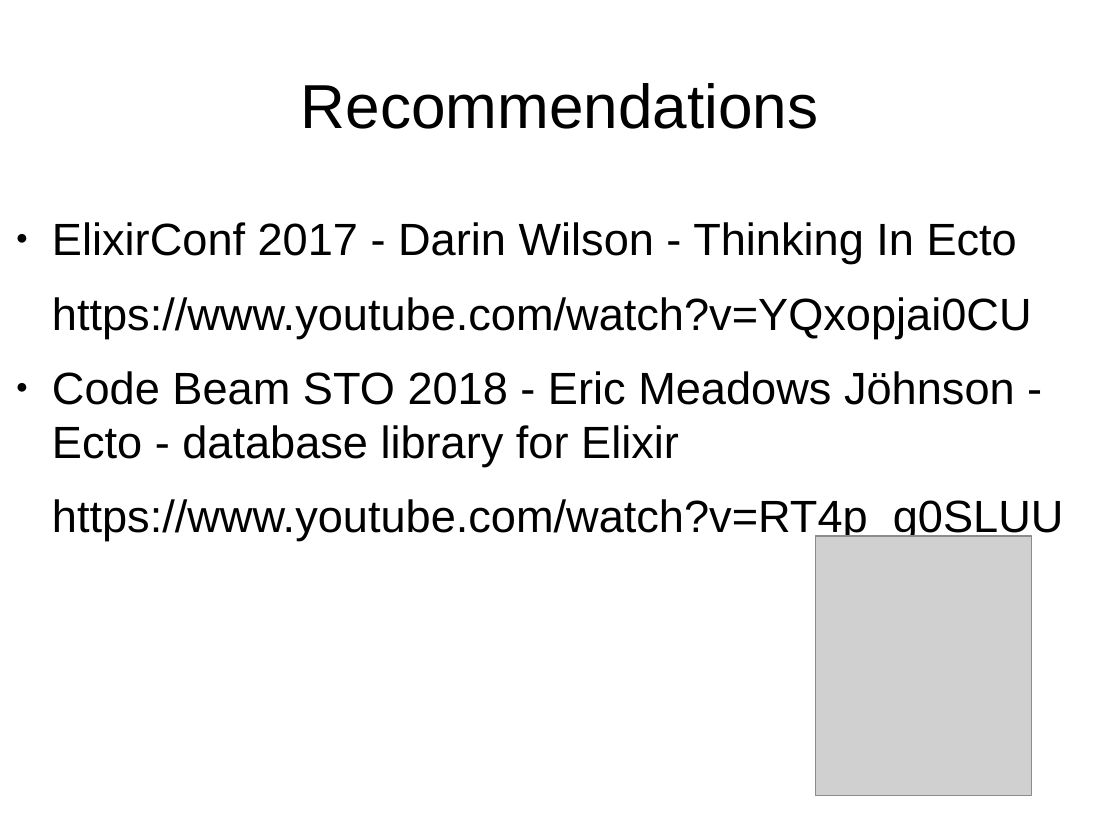
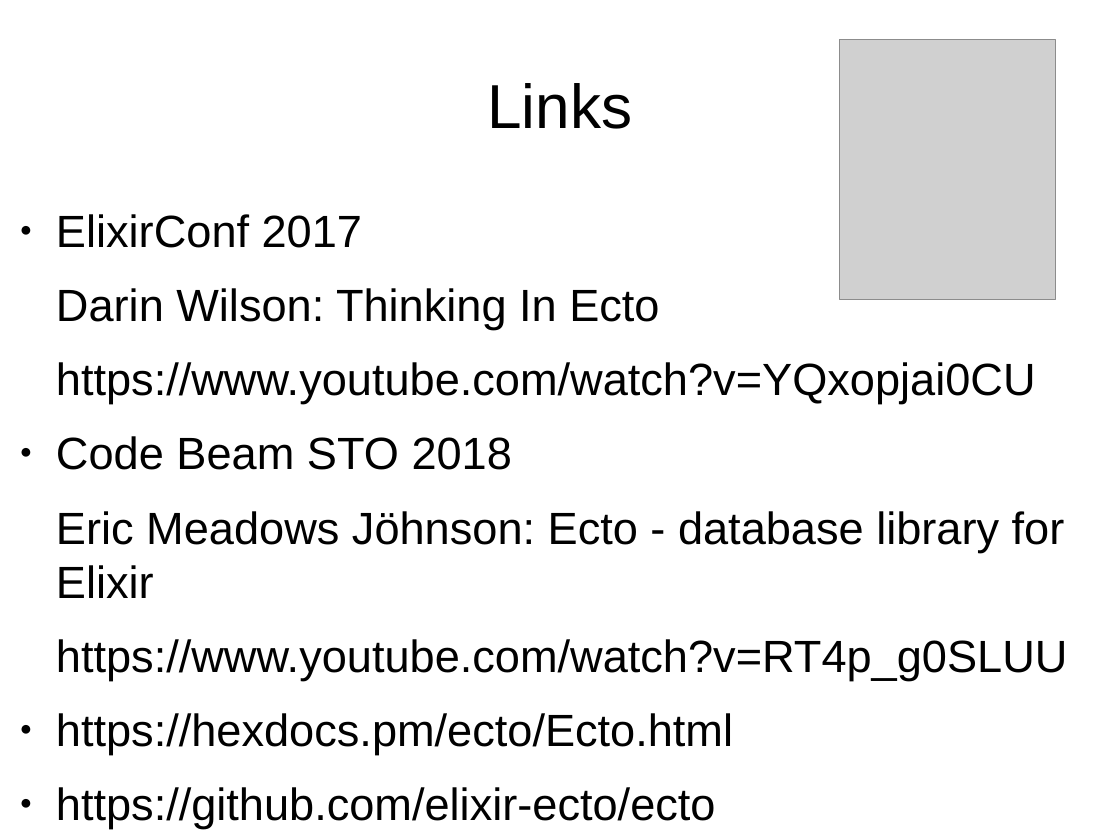
Before and after one commit to ramortegui/talks, a slide deck: slide 22 of odps/ecto.odp (slide 14 before the commit). Drawn at 1120x840 pixels with LibreOffice and Linux fonts; fonts in the diff are those of the drawing; grey boxes stand for pictures. Boxes give left, top, right and bottom in pixels: in the first picture for what was removed or moved away, otherwise in the second. Text is boxed around its words. In the diff, an @@ line names an element or a change of style, - is before the commit and + after.

```diff
--- a/odps/ecto.odp
+++ b/odps/ecto.odp
@@ picture: place and size @@
-picture at [816,537,1033,796]
+picture at [841,40,1057,299]
@@ title at [487,83,632,129]: text changed @@
-Recommendations
+Links
@@ text "ElixirConf 2017": place and size @@
-text "ElixirConf 2017" at [52,222,1064,541]
+text "ElixirConf 2017" at [56,214,1068,829]
@@ text at [56,214,659,330]: text changed @@
-● ElixirConf 2017 - Darin Wilson - Thinking In Ecto
+● ElixirConf 2017
+Darin Wilson: Thinking In Ecto
@@ text at [56,436,1065,598]: text changed @@
-● Code Beam STO 2018 - Eric Meadows Jöhnson - Ecto - database library for Elixir
+● Code Beam STO 2018
+Eric Meadows Jöhnson: Ecto - database library for Elixir
@@ text at [56,713,733,829]: paragraphs added @@
+● https://hexdocs.pm/ecto/Ecto.html
+● https://github.com/elixir-ecto/ecto
```
Also in this commit, not shown: 6 other slides changed, 4 slides added, 2 slides removed.
